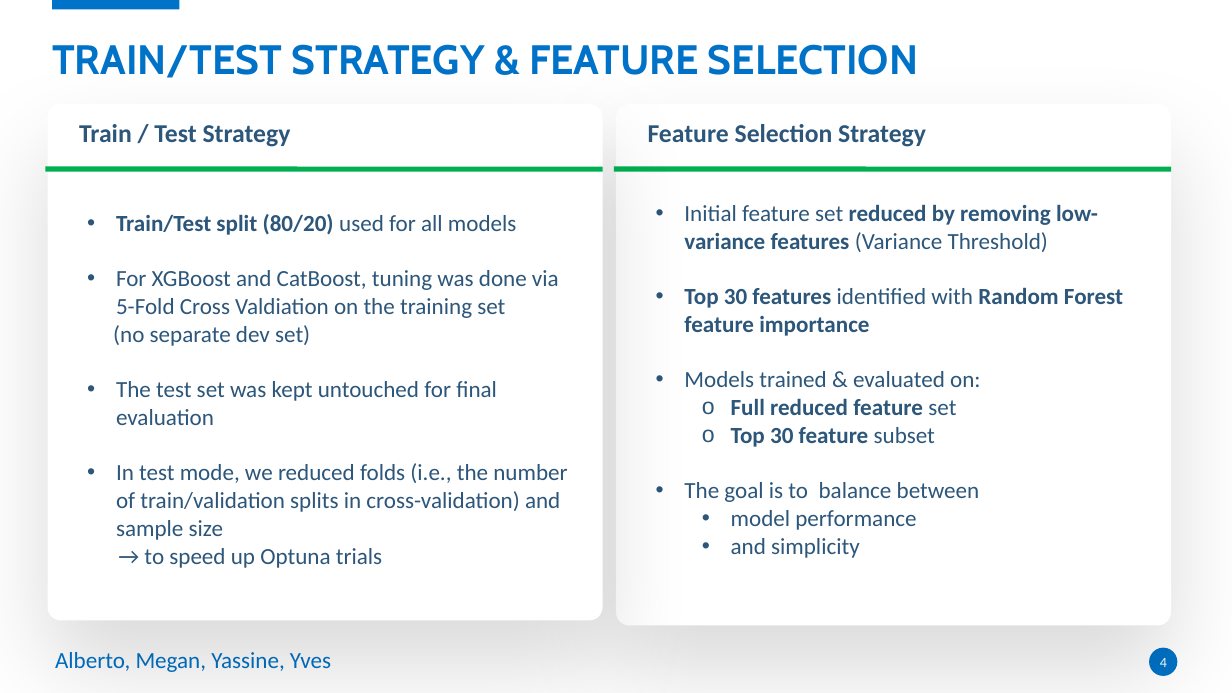
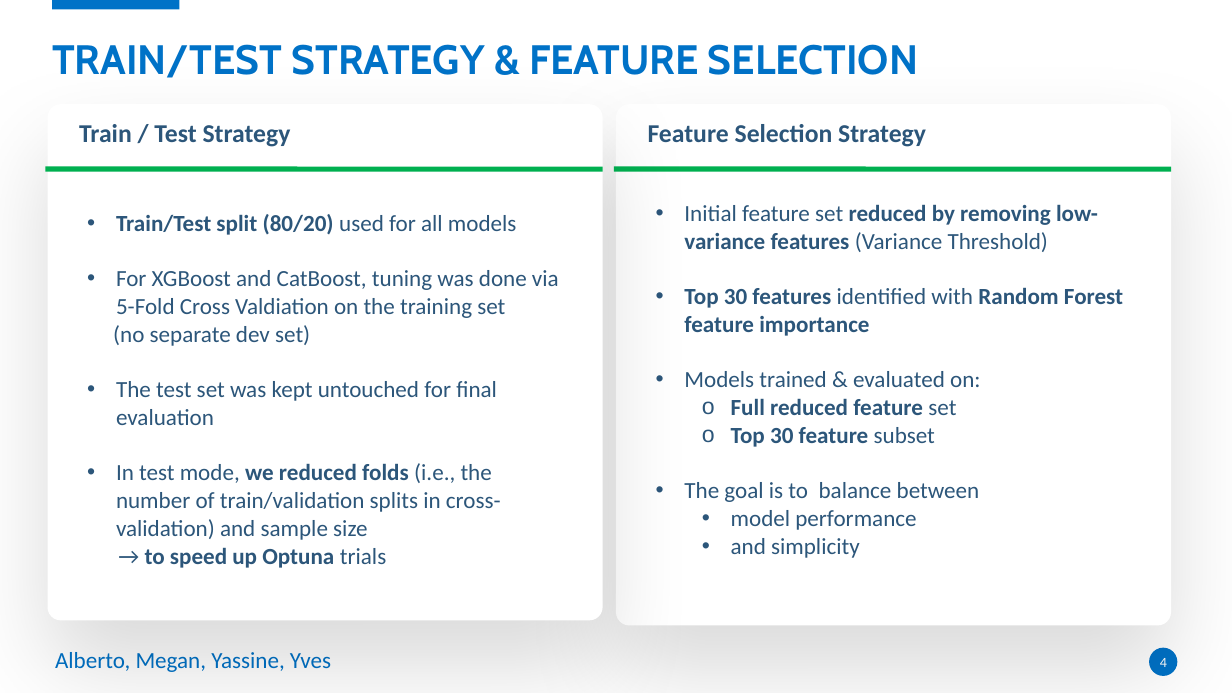
Before and after one commit to meganmarchale/real-estate-price-predictor, a slide deck: slide 4 of deck/02. Immobweb - Machine Learning.pptx. Drawn at 1232x693 pixels with LibreOffice and Linux fonts; fonts in the diff are those of the drawing. Boxes give left, top, right and bottom in pixels: in the first picture for what was removed or moved away, otherwise in the second. Text is boxed around its words. In the diff, an @@ line names an element or a change of style, - is before the commit and + after.

Commit message:
typo

```diff
--- a/deck/02. Immobweb - Machine Learning.pptx
+++ b/deck/02. Immobweb - Machine Learning.pptx
@@ text at bbox=[116, 463, 501, 568]: bold on in "we reduced folds", "to speed up Optuna" @@
```
